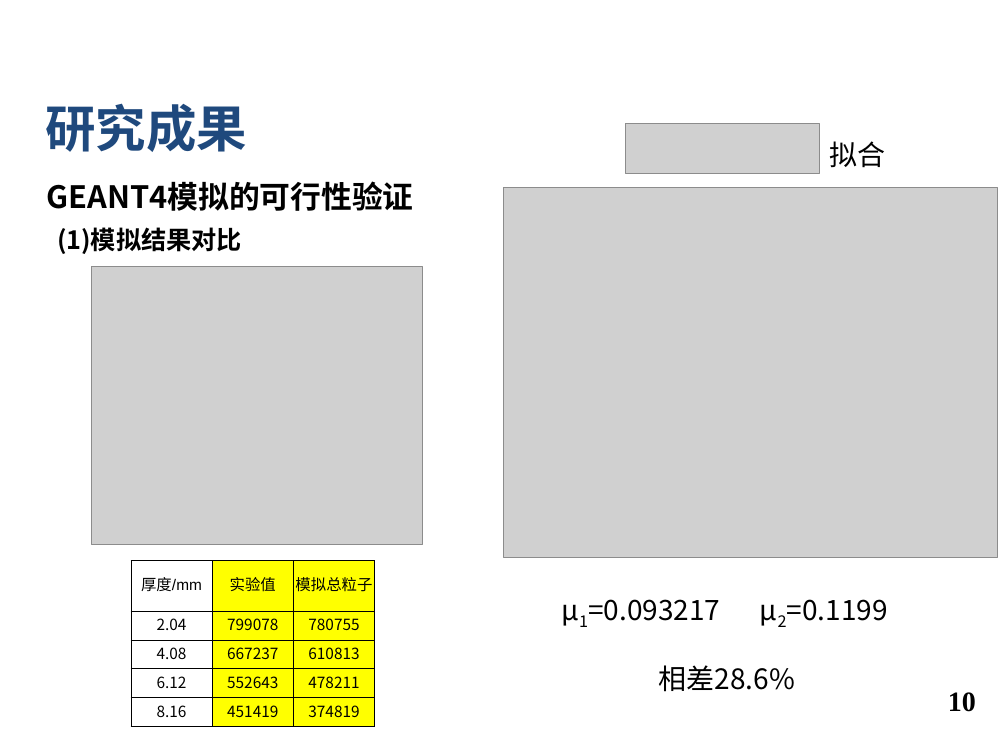
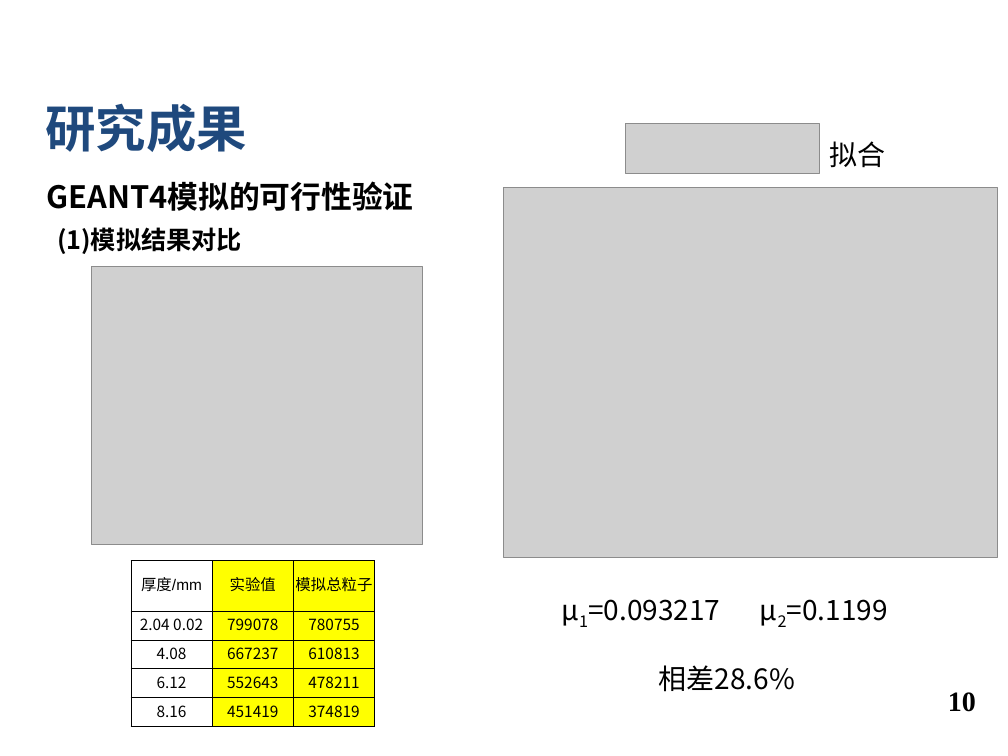
Before and after one commit to Apricot1024/GraduationProject, a slide deck: slide 10 of 2.中期/中期.pptx. Drawn at 1008x756 pixels with LibreOffice and Linux fonts; fonts in the diff are those of the drawing; grey boxes stand for pictures; background and template pictures are left out. Boxes give left, top, right and bottom in pixels: in the first picture for what was removed or moved away, otherwise in the second. Text is boxed around its words. In the diff, an @@ line names an element or a change of style, - is before the commit and + after.

```diff
--- a/2.中期/中期.pptx
+++ b/2.中期/中期.pptx
@@ table at (131,560,376,727) @@
-row 2, column 1: 2.04
+row 2, column 1: 2.04 0.02
```
Also in this commit, not shown: 1 other slide changed, 24 other files.
